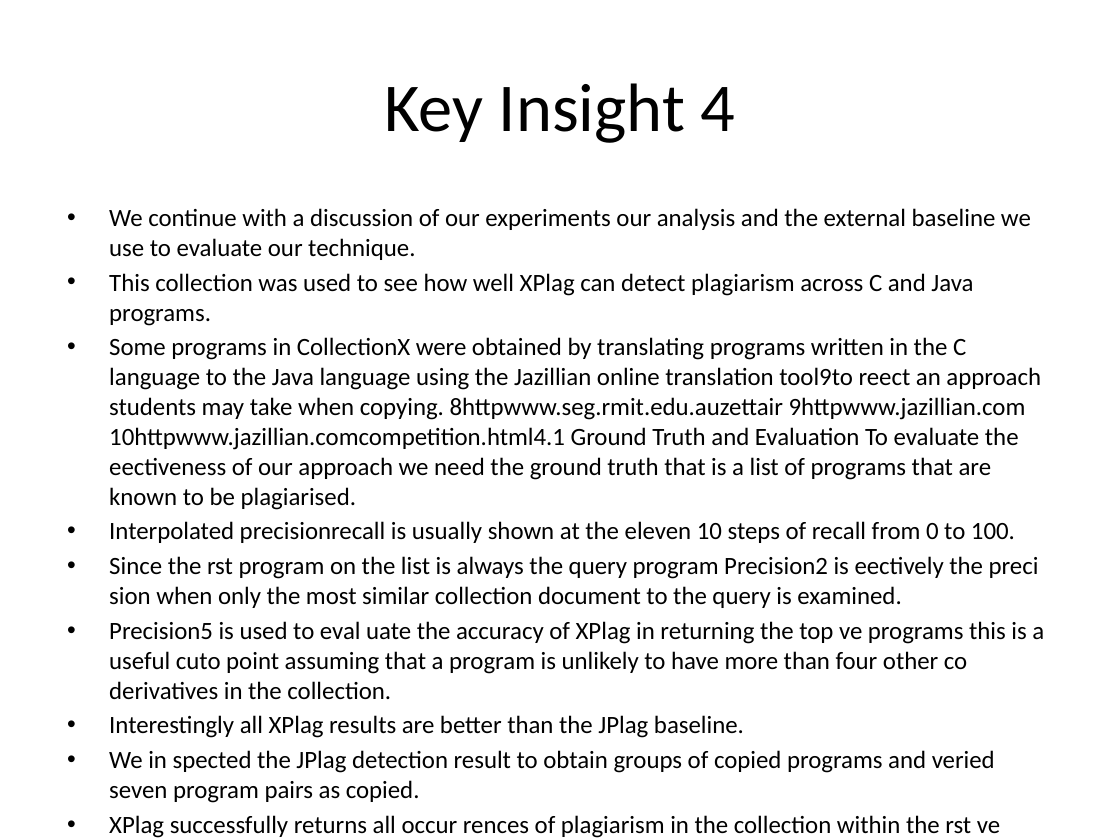
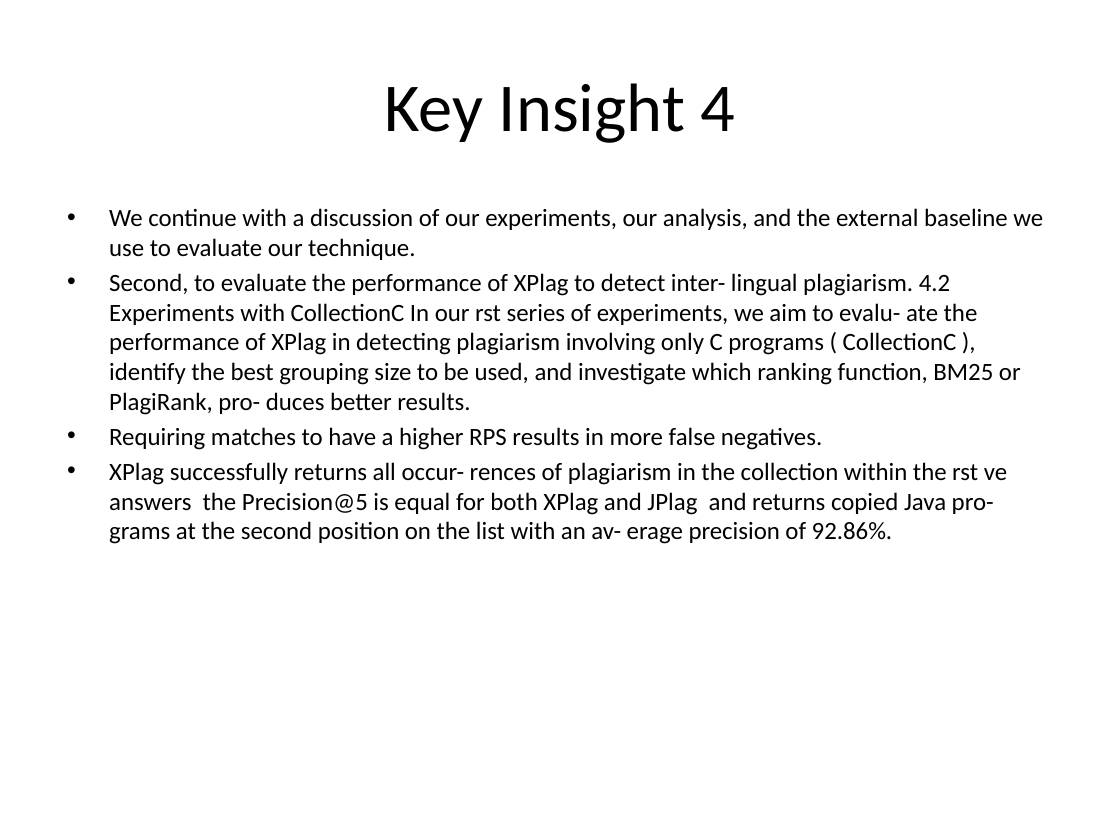
Before and after one commit to RowenTey/lazy-docs, a slide deck: slide 5 of model/output/research.ppt (slide 4 before the commit). Drawn at 1120x840 pixels with LibreOffice and Linux fonts; fonts in the diff are those of the drawing. Boxes give left, top, right and bottom in pixels: in the first picture for what was removed or moved away, otherwise in the second. Text is boxed around its words. In the diff, an @@ line names an element or a change of style, - is before the commit and + after.

```diff
--- a/model/output/research.ppt
+++ b/model/output/research.ppt
@@ text at [109, 208, 1043, 544]: text changed @@
-• We continue with a discussion of our experiments our analysis and the external baseline we use to evaluate our technique.
-• This collection was used to see how well XPlag can detect plagiarism across C and Java programs.
-• Some programs in CollectionX were obtained by translating programs written in the C language to the Java language using the Jazillian online translation tool9to reect an approach students may take when copying. 8httpwww.seg.rmit.edu.auzettair 9httpwww.jazillian.com 10httpwww.jazillian.comcompetition.html4.1 Ground Truth and Evaluation To evaluate the eectiveness of our approach we need the ground truth that is a list of programs that are known to be plagiarised.
-• Interpolated precisionrecall is usually shown at the eleven 10 steps of recall from 0 to 100.
-• Since the rst program on the list is always the query program Precision2 is eectively the preci sion when only the most similar collection document to the query is examined.
-• Precision5 is used to eval uate the accuracy of XPlag in returning the top ve programs this is a useful cuto point assuming that a program is unlikely to have more than four other co derivatives in the collection.
-• Interestingly all XPlag results are better than the JPlag baseline.
-• We in spected the JPlag detection result to obtain groups of copied programs and veried seven program pairs as copied.
-• XPlag successfully returns all occur rences of plagiarism in the collection within the rst ve answers the Precision5 is equal for both XPlag and JPlag and returns copied Java pro grams at the second position on the list with an av erage precision of 92.86.
+• We continue with a discussion of our experiments, our analysis, and the external baseline we use to evaluate our technique.
+• Second, to evaluate the performance of XPlag to detect inter- lingual plagiarism. 4.2 Experiments with CollectionC In our rst series of experiments, we aim to evalu- ate the performance of XPlag in detecting plagiarism involving only C programs ( CollectionC ), identify the best grouping size to be used, and investigate which ranking function, BM25 or PlagiRank, pro- duces better results.
+• Requiring matches to have a higher RPS results in more false negatives.
+• XPlag successfully returns all occur- rences of plagiarism in the collection within the rst ve answers the Precision@5 is equal for both XPlag and JPlag and returns copied Java pro- grams at the second position on the list with an av- erage precision of 92.86%.
```
Also in this commit, not shown: 4 other slides changed, 1 slide added, 8 other files.
